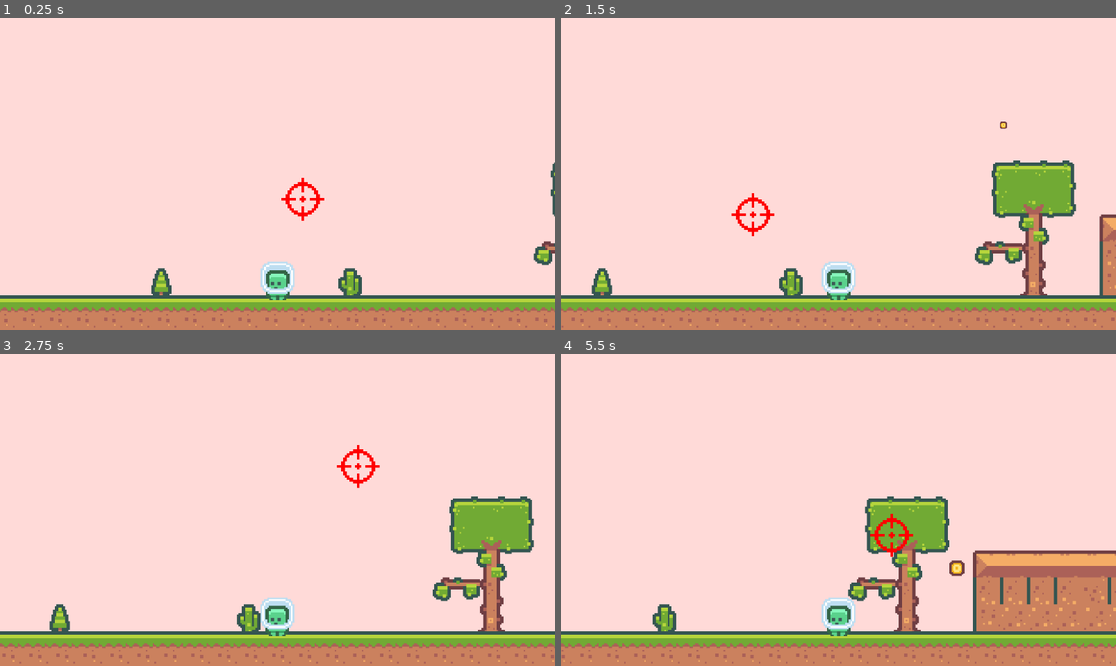
Above: before the commit, frames 1-4 (two rows, left to right).
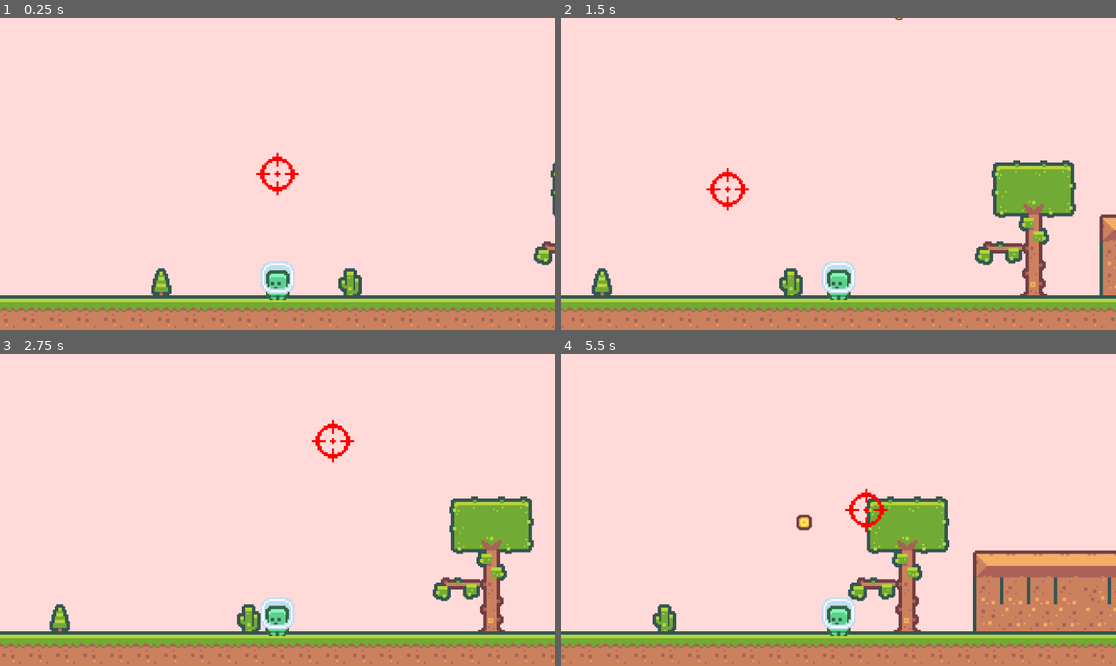
Above: after the commit, the same moments.

Repository: jesse-and-brian/Godot-4-Projects
Game: Godot game, scene res://Root.tscn
Same seed, same stepped clock (60 frames per second), same inputs: the game is played once before the commit and once after it.
Inputs (mouse positions are in pixels of both pictures, inside the frame that each line leads up to):
- Up to frame 1 (0.25 s): no input
- Up to frame 2 (1.5 s): tap Enter at 0.5 s; move the mouse to (960, 158) at 0.52 s; hold D from 0.53 s (still down); click (960, 158) at 0.67 s; tap Space at 0.77 s; move the mouse to (727, 189) at 1.27 s
- Up to frame 3 (2.75 s): tap Space at 1.52 s; move the mouse to (333, 441) at 2.02 s; release D at 2.03 s; hold A from 2.03 s (still down)
- Up to frame 4 (5.5 s): move the mouse to (810, 572) at 2.77 s; release A at 2.78 s; hold D 2.78-4.28 s; click (810, 572) at 2.92 s; tap Space at 3.02, 3.77, 4.52 s; move the mouse to (1005, 556) at 3.52 s; move the mouse to (672, 463) at 4.27 s; hold A 4.28-5.03 s; move the mouse to (866, 510) at 5.02 s; hold D from 5.03 s (still down); click (866, 510) at 5.17 s

The runs differ from the first frame. In frame 1, 0.6% of the frame differs, in the area x 46-59%, y 43-66%; in frame 2, 0.6%; in frame 3, 0.6%; in frame 4, 0.9%, in the area x 42-73%, y 43-72%.

Commit message:
Push whatever
filler

Diff:
--- a/Tame Guns/Root.tscn
+++ b/Tame Guns/Root.tscn
@@ -638,4 +638,3 @@
 position = Vector2(-321, 93)
 
 [node name="Crosshair" parent="." instance=ExtResource("5_glxh8")]
-position = Vector2(-342, 50)
--- a/Tame Guns/crosshair.tscn
+++ b/Tame Guns/crosshair.tscn
@@ -14,9 +14,7 @@
 script = ExtResource("2_mp4px")
 
 [node name="CollisionShape2D" type="CollisionShape2D" parent="." groups=["Target"]]
-position = Vector2(50, 50)
 shape = SubResource("CircleShape2D_0is4r")
 
 [node name="Sprite" type="Sprite2D" parent="." groups=["Target"]]
 texture = ExtResource("1_cthqi")
-centered = false
--- a/Tame Guns/player.gd
+++ b/Tame Guns/player.gd
@@ -4,10 +4,12 @@
 var jumpForce : float = 150
 var gravity : float = 700
 
+var updateCrossHairPos : Vector2
+
 var bullet = preload ("res://Bullet.tscn") # Preload the bullet scene so it can spawn
 var canFire = true
 
-@export var fireRate = .3
+@export var fireRate = .1
 
 func _process(_delta):
 	if Input.is_mouse_button_pressed(MOUSE_BUTTON_LEFT) and canFire: # If the Cooldown for firing is up, fire if left mouse button has been clicked
@@ -24,6 +26,8 @@
 
 	velocity.x = 0
 
+	updateCrossHairPos = get_node("../Crosshair").global_position
+
 	if Input.is_key_pressed(KEY_A):
 		velocity.x -= moveSpeed
 	if Input.is_key_pressed(KEY_D):
--- a/Tame Guns/playerBullet.gd
+++ b/Tame Guns/playerBullet.gd
@@ -1,18 +1,23 @@
 extends Area2D
 
-@onready var speed = 2 # bullet speed multiplier
+@onready var speed = 3 # bullet speed multiplier
 @onready var target = get_node("../Crosshair").global_position # store location of Crosshair node at creation of bullet instance
+#@onready var globalCrossHair = get_node("../Player").updateCrossHairPos # store location of Crosshair node when player moves
 @onready var playerLocation = get_node("../Player").global_position
+@onready var playerVel = get_node("../Player").velocity
+
+#@onready var playerLocation = get_node("../Player").global_position
 
 
 func _ready():
 	print(target) # print location of Crosshair node at creation of bullet instance
-	target.x += 20 # x adjustment for sprite image
-	target.y -= 8  # y adjustment for sprite image
-	#target = target.normalized()
 
 func _physics_process(delta):
-	global_position += target * speed * delta
+	#global_position += target * speed * delta
+	playerLocation = get_node("../Player").global_position
+	global_position += ((target - playerLocation) * speed  * delta)
+
+
 	scale += Vector2(-.1,-.1) * 8 * delta # Make bullets get smaller as they travel
 
 	if global_position.y == target.y:
Not shown: 1 places in Tame Guns/Root.tscn that only renumber resources
